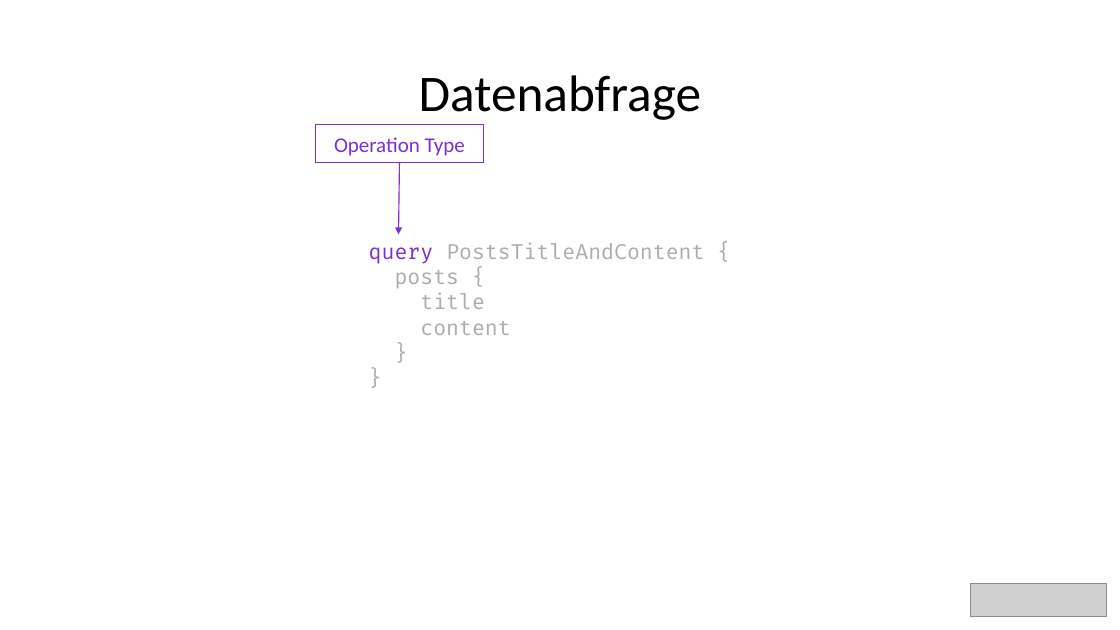
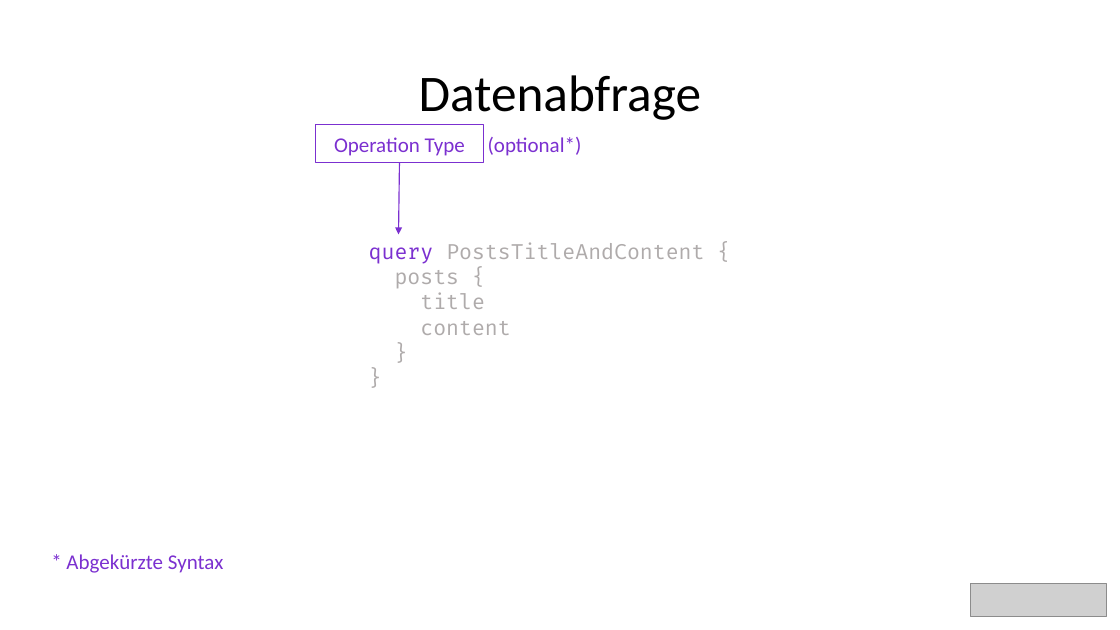
Before and after one commit to bytePassion/GraphQL-Talk, a slide deck: slide 9 of slides/GraphqlSlides.pptx. Drawn at 1120x630 pixels with LibreOffice and Linux fonts; fonts in the diff are those of the drawing; grey boxes stand for pictures. Boxes give left, top, right and bottom in pixels: in the first picture for what was removed or moved away, otherwise in the second. Text is boxed around its words. In the diff, an @@ line names an element or a change of style, - is before the commit and + after.

```diff
--- a/slides/GraphqlSlides.pptx
+++ b/slides/GraphqlSlides.pptx
@@ text added at (488, 137, 582, 156), 18 pt, text #7B30D0 @@
+(optional*)
@@ text added at (66, 554, 223, 573), 18 pt, text #7B30D0 @@
+* Abgekürzte Syntax
```
Also in this commit, not shown: 3 other slides changed.
